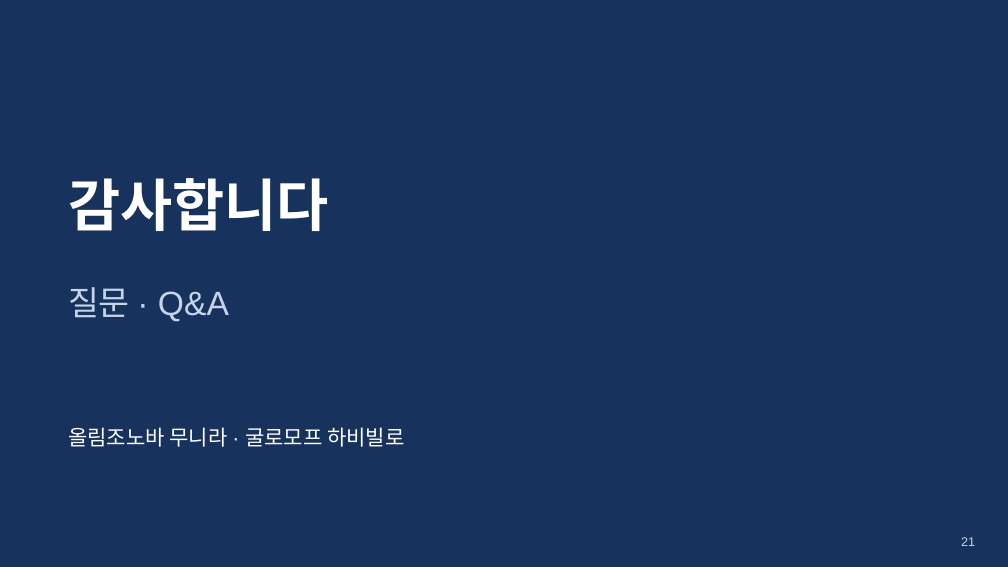
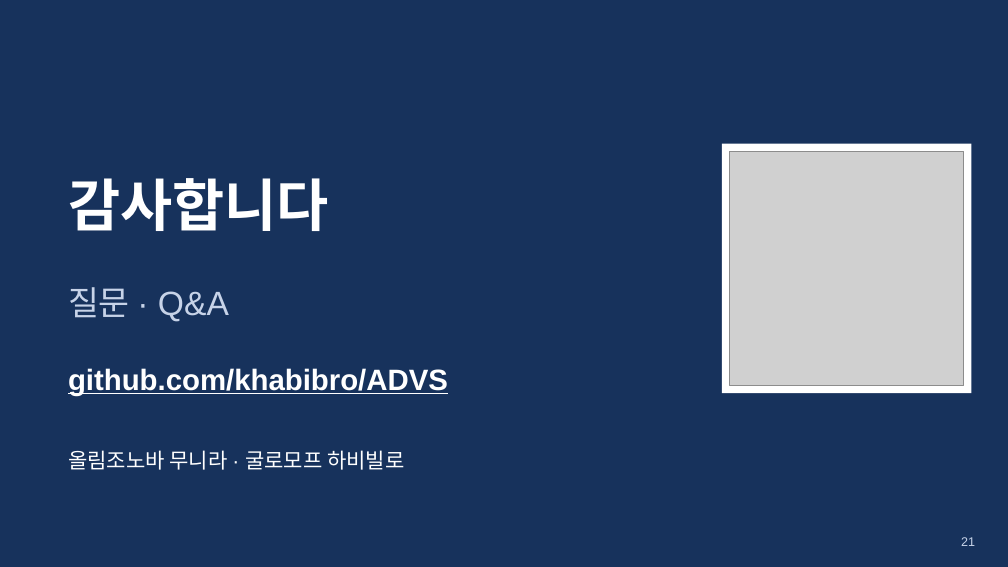
Before and after one commit to khabibro/ADVS, a slide deck: slide 21 of docs/midterm/v4/ADVS_1차중간발표.pptx. Drawn at 1008x567 pixels with LibreOffice and Linux fonts; fonts in the diff are those of the drawing; grey boxes stand for pictures. Boxes give left, top, right and bottom in pixels: in the first picture for what was removed or moved away, otherwise in the second. Text is boxed around its words. In the diff, an @@ line names an element or a change of style, - is before the commit and + after.

```diff
--- a/docs/midterm/v4/ADVS_1차중간발표.pptx
+++ b/docs/midterm/v4/ADVS_1차중간발표.pptx
@@ rectangle added at (722, 144, 972, 393), fill #FFFFFF @@
@@ picture added at (730, 151, 964, 386) @@
@@ text added at (68, 368, 448, 396), 28 pt, text #FFFFFF, bold, underline @@
+github.com/khabibro/ADVS
@@ text "올림조노바 무니라 · 굴로모프 하비빌로": place and size @@
-text "올림조노바 무니라 · 굴로모프 하비빌로" at (68, 427, 404, 447)
+text "올림조노바 무니라 · 굴로모프 하비빌로" at (68, 450, 404, 470)
```
Also in this commit, not shown: 1 other slide changed, 3 other files.
